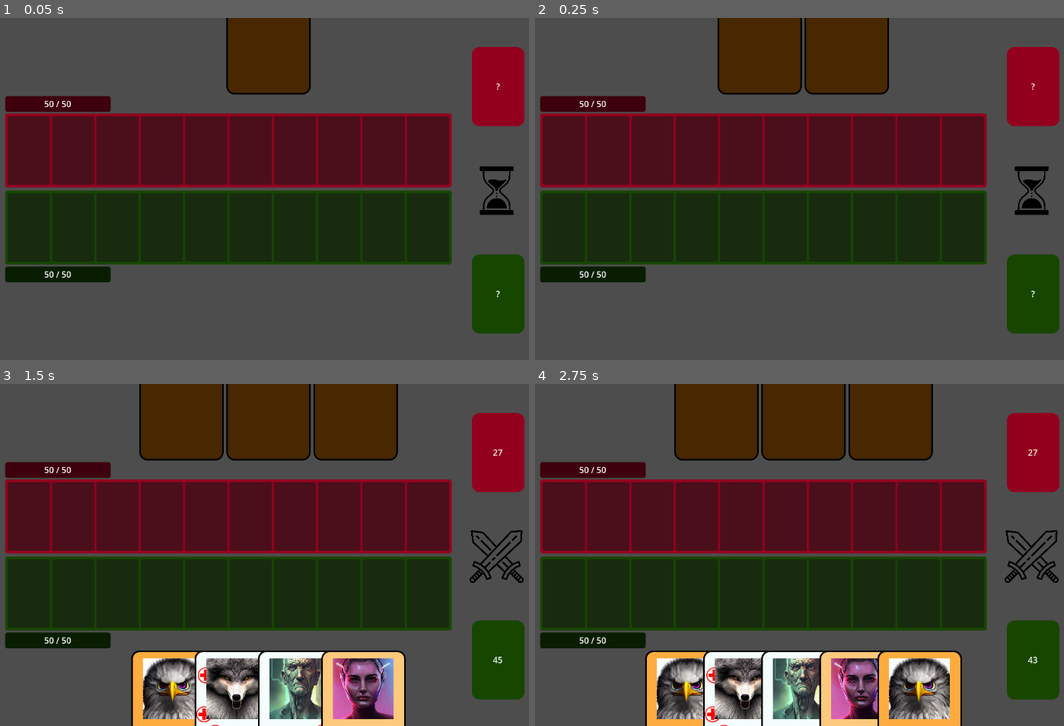
Above: before the commit, frames 1-4 (two rows, left to right).
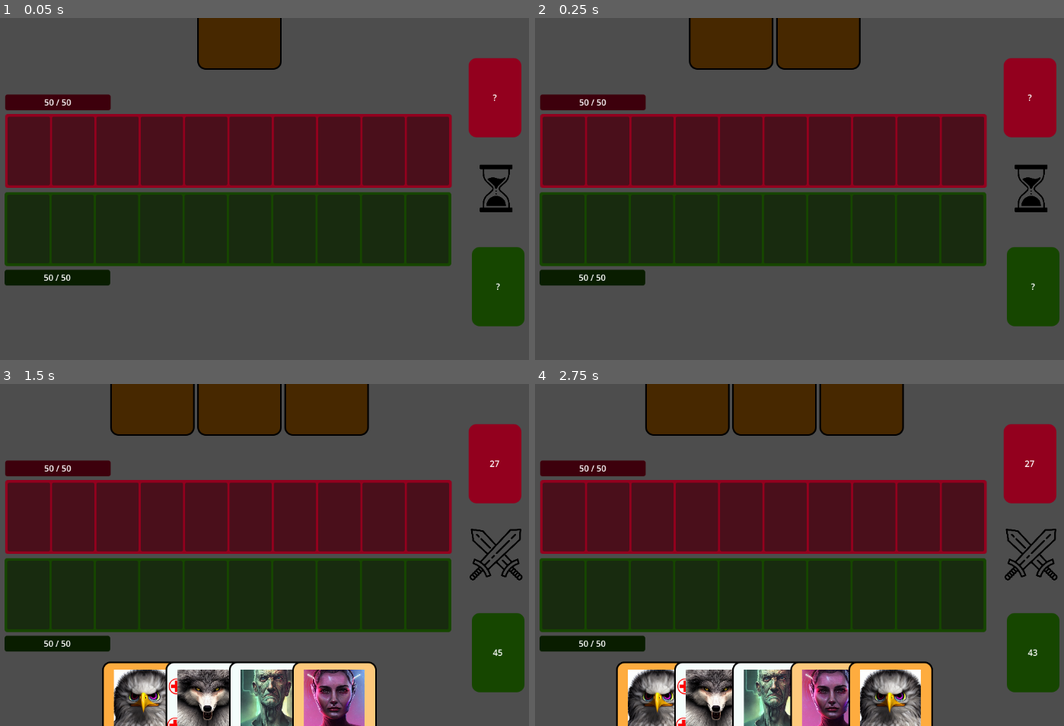
Above: after the commit, the same moments.

Repository: jamklex/first_game
Game: Godot game, scene res://scenes/gameboard/_main.tscn
Same seed, same stepped clock (60 frames per second), same inputs: the game is played once before the commit and once after it. This scene is started directly instead of the project's main scene.
Inputs (mouse positions are in pixels of both pictures, inside the frame that each line leads up to):
- Up to frame 1 (0.05 s): no input
- Up to frame 2 (0.25 s): no input
- Up to frame 3 (1.5 s): move the mouse to (402, 537) at 0.52 s; click (402, 537) at 0.67 s; move the mouse to (148, 572) at 1.27 s; click (148, 572) at 1.42 s
- Up to frame 4 (2.75 s): tap Enter at 2 s; move the mouse to (862, 479) at 2.02 s; click (862, 479) at 2.17 s

The runs differ from the first frame. In frame 1, 8.0% of the frame differs, in the area x 0-100%, y 0-93%; in frame 2, 9.6%; in frame 3, 23%; in frame 4, 25%, in the area x 0-100%, y 0-100%.

Commit message:
scaling gameboard

Diff:
--- a/Deck_Defense/scenes/gameboard/_main.tscn
+++ b/Deck_Defense/scenes/gameboard/_main.tscn
@@ -52,7 +52,8 @@
 corner_radius_bottom_right = 15
 corner_radius_bottom_left = 15
 
-[node name="Gameboard" type="CenterContainer"]
+[node name="Gameboard" type="Control"]
+layout_mode = 3
 anchors_preset = 15
 anchor_right = 1.0
 anchor_bottom = 1.0
@@ -61,9 +62,80 @@
 script = ExtResource("1")
 
 [node name="Enemy" type="Control" parent="."]
+layout_mode = 1
+anchors_preset = 15
+anchor_right = 1.0
+anchor_bottom = 1.0
+grow_horizontal = 2
+grow_vertical = 2
+mouse_filter = 2
+
+[node name="Hand" type="HBoxContainer" parent="Enemy"]
+layout_mode = 1
+anchors_preset = -1
+anchor_left = 0.148438
+anchor_top = -0.219136
+anchor_right = 0.756076
+anchor_bottom = 0.151235
+alignment = 1
+metadata/_edit_use_anchors_ = true
+
+[node name="Health" parent="Enemy" instance=ExtResource("6")]
+layout_mode = 1
+anchors_preset = -1
+anchor_left = 0.0659722
+anchor_top = 0.223765
+anchor_right = 0.239583
+anchor_bottom = 0.270062
+offset_top = -1.52588e-05
+offset_right = 0.0
+offset_bottom = 0.0
+theme_override_styles/panel = SubResource("StyleBoxFlat_e8sp8")
+metadata/_edit_use_anchors_ = true
+
+[node name="CardsLeft" parent="Enemy" instance=ExtResource("7")]
+layout_mode = 1
+anchors_preset = -1
+anchor_left = 0.828125
+anchor_top = 0.117284
+anchor_right = 0.914931
+anchor_bottom = 0.348765
+offset_right = 0.0
+offset_bottom = 0.0
+theme_override_styles/panel = SubResource("StyleBoxFlat_fu1b1")
+metadata/_edit_use_anchors_ = true
+
+[node name="CardSpace" type="Panel" parent="Enemy"]
+custom_minimum_size = Vector2(846, 140)
+layout_mode = 1
+anchors_preset = -1
+anchor_left = 0.0659722
+anchor_top = 0.280864
+anchor_right = 0.800347
+anchor_bottom = 0.496914
+theme_override_styles/panel = SubResource("StyleBoxFlat_aa5pe")
+metadata/_edit_use_anchors_ = true
+
+[node name="Spots" parent="Enemy/CardSpace" instance=ExtResource("2")]
 layout_mode = 2
-
-[node name="Hand" type="HBoxContainer" parent="Enemy"]
+anchor_left = 0.00591017
+anchor_top = 0.0357143
+anchor_right = 0.99409
+anchor_bottom = 0.964286
+offset_right = 0.0
+offset_bottom = 0.0
+metadata/_edit_use_anchors_ = true
+
+[node name="EnemyOldPosses" type="Control" parent="."]
+visible = false
+layout_mode = 2
+anchors_preset = 0
+offset_left = 576.0
+offset_top = 324.0
+offset_right = 576.0
+offset_bottom = 324.0
+
+[node name="Hand" type="HBoxContainer" parent="EnemyOldPosses"]
 layout_mode = 0
 offset_left = -351.0
 offset_top = -419.0
@@ -71,7 +143,7 @@
 offset_bottom = -179.0
 alignment = 1
 
-[node name="Health" parent="Enemy" instance=ExtResource("6")]
+[node name="Health" parent="EnemyOldPosses" instance=ExtResource("6")]
 layout_mode = 0
 offset_left = -500.0
 offset_top = -176.0
@@ -79,7 +151,7 @@
 offset_bottom = -146.0
 theme_override_styles/panel = SubResource("StyleBoxFlat_e8sp8")
 
-[node name="CardsLeft" parent="Enemy" instance=ExtResource("7")]
+[node name="CardsLeft" parent="EnemyOldPosses" instance=ExtResource("7")]
 layout_mode = 0
 offset_left = 384.0
 offset_top = -269.0
@@ -87,7 +159,7 @@
 offset_bottom = -119.0
 theme_override_styles/panel = SubResource("StyleBoxFlat_fu1b1")
 
-[node name="CardSpace" type="Panel" parent="Enemy"]
+[node name="CardSpace" type="Panel" parent="EnemyOldPosses"]
 custom_minimum_size = Vector2(846, 140)
 layout_mode = 0
 offset_left = -500.0
@@ -96,7 +168,7 @@
 offset_bottom = -3.0
 theme_override_styles/panel = SubResource("StyleBoxFlat_aa5pe")
 
-[node name="Spots" parent="Enemy/CardSpace" instance=ExtResource("2")]
+[node name="Spots" parent="EnemyOldPosses/CardSpace" instance=ExtResource("2")]
 layout_mode = 0
 offset_left = 5.0
 offset_top = 5.0
@@ -104,38 +176,127 @@
 offset_bottom = 135.0
 
 [node name="TurnOptions" type="Control" parent="."]
-layout_mode = 2
+layout_mode = 1
+anchors_preset = 15
+anchor_right = 1.0
+anchor_bottom = 1.0
+grow_horizontal = 2
+grow_vertical = 2
+mouse_filter = 2
 
 [node name="WaitWhileFight" parent="TurnOptions" instance=ExtResource("8")]
-anchors_preset = 0
-anchor_right = 0.0
-anchor_bottom = 0.0
-offset_left = 379.0
-offset_top = -49.0
-offset_right = 479.0
-offset_bottom = 51.0
+layout_mode = 1
+anchors_preset = -1
+anchor_left = 0.829861
+anchor_top = 0.421296
+anchor_right = 0.916667
+anchor_bottom = 0.575617
+offset_right = 0.0
+offset_bottom = 0.0
 grow_horizontal = 1
 grow_vertical = 1
+metadata/_edit_use_anchors_ = true
 
 [node name="AttackOpponent" parent="TurnOptions" instance=ExtResource("9")]
 visible = false
 light_mask = 141
-offset_left = 379.0
-offset_top = -49.0
-offset_right = 479.0
-offset_bottom = 51.0
+layout_mode = 1
+anchors_preset = -1
+anchor_left = 0.829861
+anchor_top = 0.421296
+anchor_right = 0.916667
+anchor_bottom = 0.575617
+offset_right = 0.0
+offset_bottom = 0.0
+metadata/_edit_use_anchors_ = true
 
 [node name="BlockOpponent" parent="TurnOptions" instance=ExtResource("7_luclj")]
 visible = false
-offset_left = 379.0
-offset_top = -49.0
-offset_right = 479.0
-offset_bottom = 51.0
+layout_mode = 1
+anchors_preset = -1
+anchor_left = 0.829861
+anchor_top = 0.421296
+anchor_right = 0.916667
+anchor_bottom = 0.575617
+offset_right = 0.0
+offset_bottom = 0.0
+metadata/_edit_use_anchors_ = true
 
 [node name="Player" type="Control" parent="."]
+layout_mode = 1
+anchors_preset = 15
+anchor_right = 1.0
+anchor_bottom = 1.0
+grow_horizontal = 2
+grow_vertical = 2
+mouse_filter = 2
+
+[node name="CardSpace" type="Panel" parent="Player"]
+custom_minimum_size = Vector2(846, 140)
+layout_mode = 1
+anchors_preset = -1
+anchor_left = 0.0651042
+anchor_top = 0.509259
+anchor_right = 0.799479
+anchor_bottom = 0.725309
+mouse_filter = 1
+theme_override_styles/panel = SubResource("StyleBoxFlat_c82is")
+metadata/_edit_use_anchors_ = true
+
+[node name="Spots" parent="Player/CardSpace" instance=ExtResource("2")]
+layout_mode = 0
+anchor_left = 0.00591017
+anchor_top = 0.0357143
+anchor_right = 0.99409
+anchor_bottom = 0.964286
+offset_right = 0.0
+offset_bottom = 0.0
+metadata/_edit_use_anchors_ = true
+
+[node name="Health" parent="Player" instance=ExtResource("6")]
+layout_mode = 1
+anchors_preset = -1
+anchor_left = 0.0651042
+anchor_top = 0.736111
+anchor_right = 0.238715
+anchor_bottom = 0.782407
+offset_right = 0.0
+offset_bottom = 0.0
+theme_override_styles/panel = SubResource("StyleBoxFlat_fojdk")
+metadata/_edit_use_anchors_ = true
+
+[node name="Hand" type="HBoxContainer" parent="Player"]
+layout_mode = 1
+anchors_preset = -1
+anchor_left = 0.148438
+anchor_top = 0.811728
+anchor_right = 0.756076
+anchor_bottom = 1.1821
+alignment = 1
+metadata/_edit_use_anchors_ = true
+
+[node name="CardsLeft" parent="Player" instance=ExtResource("7")]
+layout_mode = 1
+anchors_preset = -1
+anchor_left = 0.833333
+anchor_top = 0.669753
+anchor_right = 0.920139
+anchor_bottom = 0.901235
+offset_right = 0.0
+offset_bottom = 0.0
+theme_override_styles/panel = SubResource("StyleBoxFlat_fhtdn")
+metadata/_edit_use_anchors_ = true
+
+[node name="PlayerOldPosses3" type="Control" parent="."]
+visible = false
 layout_mode = 2
-
-[node name="CardSpace" type="Panel" parent="Player"]
+anchors_preset = 0
+offset_left = 576.0
+offset_top = 324.0
+offset_right = 576.0
+offset_bottom = 324.0
+
+[node name="CardSpace" type="Panel" parent="PlayerOldPosses3"]
 custom_minimum_size = Vector2(846, 140)
 layout_mode = 0
 offset_left = -500.0
@@ -145,14 +306,14 @@
 mouse_filter = 1
 theme_override_styles/panel = SubResource("StyleBoxFlat_c82is")
 
-[node name="Spots" parent="Player/CardSpace" instance=ExtResource("2")]
+[node name="Spots" parent="PlayerOldPosses3/CardSpace" instance=ExtResource("2")]
 layout_mode = 0
 offset_left = 5.0
 offset_top = 5.0
 offset_right = 841.0
 offset_bottom = 135.0
 
-[node name="Health" parent="Player" instance=ExtResource("6")]
+[node name="Health" parent="PlayerOldPosses3" instance=ExtResource("6")]
 layout_mode = 0
 offset_left = -500.0
 offset_top = 147.0
@@ -160,7 +321,7 @@
 offset_bottom = 177.0
 theme_override_styles/panel = SubResource("StyleBoxFlat_fojdk")
 
-[node name="Hand" type="HBoxContainer" parent="Player"]
+[node name="Hand" type="HBoxContainer" parent="PlayerOldPosses3"]
 layout_mode = 0
 offset_left = -351.0
 offset_top = 181.0
@@ -168,7 +329,7 @@
 offset_bottom = 421.0
 alignment = 1
 
-[node name="CardsLeft" parent="Player" instance=ExtResource("7")]
+[node name="CardsLeft" parent="PlayerOldPosses3" instance=ExtResource("7")]
 layout_mode = 0
 offset_left = 384.0
 offset_top = 124.0
@@ -179,7 +340,16 @@
 [node name="PlayerWins" parent="." instance=ExtResource("9_aphqi")]
 visible = false
 top_level = true
-layout_mode = 2
+layout_mode = 1
+anchors_preset = 15
+anchor_left = 0.0
+anchor_top = 0.0
+anchor_right = 1.0
+anchor_bottom = 1.0
+offset_left = 0.0
+offset_top = 0.0
+offset_right = 0.0
+offset_bottom = 0.0
 size_flags_horizontal = 4
 size_flags_vertical = 4
 
@@ -187,8 +357,11 @@
 visible = false
 top_level = true
 layout_mode = 2
+anchors_preset = 0
 
 [connection signal="gui_input" from="TurnOptions/AttackOpponent" to="." method="_on_AttackOpponent_gui_input"]
 [connection signal="gui_input" from="TurnOptions/BlockOpponent" to="." method="_on_BlockOpponent_gui_input"]
 [connection signal="gui_input" from="Player/CardSpace" to="." method="_on_CardSpace_gui_input"]
 [connection signal="gui_input" from="Player/Hand" to="." method="_on_Hand_gui_input"]
+[connection signal="gui_input" from="PlayerOldPosses3/CardSpace" to="." method="_on_CardSpace_gui_input"]
+[connection signal="gui_input" from="PlayerOldPosses3/Hand" to="." method="_on_Hand_gui_input"]
--- /dev/null
+++ b/Deck_Defense/scenes/gameboard/_mainBu.tscn
@@ -0,0 +1,194 @@
+[gd_scene load_steps=16 format=3 uid="uid://jup0l63xkqs0"]
+
+[ext_resource type="Script" path="res://scenes/gameboard/scripts/logic.gd" id="1"]
+[ext_resource type="PackedScene" uid="uid://ddnfpi8nnt6o0" path="res://scenes/gameboard/prefabs/card-space.tscn" id="2"]
+[ext_resource type="PackedScene" uid="uid://de38q4xua11xu" path="res://scenes/gameboard/prefabs/healthbar.tscn" id="6"]
+[ext_resource type="PackedScene" uid="uid://dhl21c73fohma" path="res://scenes/gameboard/prefabs/cardsLeft.tscn" id="7"]
+[ext_resource type="PackedScene" uid="uid://dys067fcb2jup" path="res://scenes/gameboard/prefabs/blockOpponent.tscn" id="7_luclj"]
+[ext_resource type="PackedScene" uid="uid://bvcn0w7wgi4kl" path="res://scenes/gameboard/prefabs/waitWhileFight.tscn" id="8"]
+[ext_resource type="PackedScene" uid="uid://ccc2tywi8eumf" path="res://scenes/gameboard/prefabs/player-looses.tscn" id="8_vb3l3"]
+[ext_resource type="PackedScene" uid="uid://c3s7600f7wysf" path="res://scenes/gameboard/prefabs/attackOpponent.tscn" id="9"]
+[ext_resource type="PackedScene" uid="uid://vjthyer42ikq" path="res://scenes/gameboard/prefabs/player-wins.tscn" id="9_aphqi"]
+
+[sub_resource type="StyleBoxFlat" id="StyleBoxFlat_e8sp8"]
+bg_color = Color(0.576471, 0, 0.117647, 1)
+corner_radius_top_left = 5
+corner_radius_top_right = 5
+corner_radius_bottom_right = 5
+corner_radius_bottom_left = 5
+
+[sub_resource type="StyleBoxFlat" id="StyleBoxFlat_fu1b1"]
+bg_color = Color(0.576471, 0, 0.117647, 1)
+corner_radius_top_left = 15
+corner_radius_top_right = 15
+corner_radius_bottom_right = 15
+corner_radius_bottom_left = 15
+
+[sub_resource type="StyleBoxFlat" id="StyleBoxFlat_aa5pe"]
+bg_color = Color(0.576471, 0, 0.117647, 1)
+corner_radius_top_left = 5
+corner_radius_top_right = 5
+corner_radius_bottom_right = 5
+corner_radius_bottom_left = 5
+
+[sub_resource type="StyleBoxFlat" id="StyleBoxFlat_c82is"]
+bg_color = Color(0.0862745, 0.27451, 0, 1)
+corner_radius_top_left = 5
+corner_radius_top_right = 5
+corner_radius_bottom_right = 5
+corner_radius_bottom_left = 5
+
+[sub_resource type="StyleBoxFlat" id="StyleBoxFlat_fojdk"]
+bg_color = Color(0.0862745, 0.27451, 0, 1)
+corner_radius_top_left = 5
+corner_radius_top_right = 5
+corner_radius_bottom_right = 5
+corner_radius_bottom_left = 5
+
+[sub_resource type="StyleBoxFlat" id="StyleBoxFlat_fhtdn"]
+bg_color = Color(0.0862745, 0.27451, 0, 1)
+corner_radius_top_left = 15
+corner_radius_top_right = 15
+corner_radius_bottom_right = 15
+corner_radius_bottom_left = 15
+
+[node name="Gameboard" type="CenterContainer"]
+anchors_preset = 15
+anchor_right = 1.0
+anchor_bottom = 1.0
+grow_horizontal = 2
+grow_vertical = 2
+script = ExtResource("1")
+
+[node name="Enemy" type="Control" parent="."]
+layout_mode = 2
+
+[node name="Hand" type="HBoxContainer" parent="Enemy"]
+layout_mode = 0
+offset_left = -351.0
+offset_top = -419.0
+offset_right = 349.0
+offset_bottom = -179.0
+alignment = 1
+
+[node name="Health" parent="Enemy" instance=ExtResource("6")]
+layout_mode = 0
+offset_left = -500.0
+offset_top = -176.0
+offset_right = -300.0
+offset_bottom = -146.0
+theme_override_styles/panel = SubResource("StyleBoxFlat_e8sp8")
+
+[node name="CardsLeft" parent="Enemy" instance=ExtResource("7")]
+layout_mode = 0
+offset_left = 384.0
+offset_top = -269.0
+offset_right = 484.0
+offset_bottom = -119.0
+theme_override_styles/panel = SubResource("StyleBoxFlat_fu1b1")
+
+[node name="CardSpace" type="Panel" parent="Enemy"]
+custom_minimum_size = Vector2(846, 140)
+layout_mode = 0
+offset_left = -500.0
+offset_top = -143.0
+offset_right = 346.0
+offset_bottom = -3.0
+theme_override_styles/panel = SubResource("StyleBoxFlat_aa5pe")
+
+[node name="Spots" parent="Enemy/CardSpace" instance=ExtResource("2")]
+layout_mode = 0
+offset_left = 5.0
+offset_top = 5.0
+offset_right = 841.0
+offset_bottom = 135.0
+
+[node name="TurnOptions" type="Control" parent="."]
+layout_mode = 2
+
+[node name="WaitWhileFight" parent="TurnOptions" instance=ExtResource("8")]
+anchors_preset = 0
+anchor_right = 0.0
+anchor_bottom = 0.0
+offset_left = 379.0
+offset_top = -49.0
+offset_right = 479.0
+offset_bottom = 51.0
+grow_horizontal = 1
+grow_vertical = 1
+
+[node name="AttackOpponent" parent="TurnOptions" instance=ExtResource("9")]
+visible = false
+light_mask = 141
+offset_left = 379.0
+offset_top = -49.0
+offset_right = 479.0
+offset_bottom = 51.0
+
+[node name="BlockOpponent" parent="TurnOptions" instance=ExtResource("7_luclj")]
+visible = false
+offset_left = 379.0
+offset_top = -49.0
+offset_right = 479.0
+offset_bottom = 51.0
+
+[node name="Player" type="Control" parent="."]
+layout_mode = 2
+
+[node name="CardSpace" type="Panel" parent="Player"]
+custom_minimum_size = Vector2(846, 140)
+layout_mode = 0
+offset_left = -500.0
+offset_top = 3.0
+offset_right = 346.0
+offset_bottom = 143.0
+mouse_filter = 1
+theme_override_styles/panel = SubResource("StyleBoxFlat_c82is")
+
+[node name="Spots" parent="Player/CardSpace" instance=ExtResource("2")]
+layout_mode = 0
+offset_left = 5.0
+offset_top = 5.0
+offset_right = 841.0
+offset_bottom = 135.0
+
+[node name="Health" parent="Player" instance=ExtResource("6")]
+layout_mode = 0
+offset_left = -500.0
+offset_top = 147.0
+offset_right = -300.0
+offset_bottom = 177.0
+theme_override_styles/panel = SubResource("StyleBoxFlat_fojdk")
+
+[node name="Hand" type="HBoxContainer" parent="Player"]
+layout_mode = 0
+offset_left = -351.0
+offset_top = 181.0
+offset_right = 349.0
+offset_bottom = 421.0
+alignment = 1
+
+[node name="CardsLeft" parent="Player" instance=ExtResource("7")]
+layout_mode = 0
+offset_left = 384.0
+offset_top = 124.0
+offset_right = 484.0
+offset_bottom = 274.0
+theme_override_styles/panel = SubResource("StyleBoxFlat_fhtdn")
+
+[node name="PlayerWins" parent="." instance=ExtResource("9_aphqi")]
+visible = false
+top_level = true
+layout_mode = 2
+size_flags_horizontal = 4
+size_flags_vertical = 4
+
+[node name="PlayerLooses" parent="." instance=ExtResource("8_vb3l3")]
+visible = false
+top_level = true
+layout_mode = 2
+
+[connection signal="gui_input" from="TurnOptions/AttackOpponent" to="." method="_on_AttackOpponent_gui_input"]
+[connection signal="gui_input" from="TurnOptions/BlockOpponent" to="." method="_on_BlockOpponent_gui_input"]
+[connection signal="gui_input" from="Player/CardSpace" to="." method="_on_CardSpace_gui_input"]
+[connection signal="gui_input" from="Player/Hand" to="." method="_on_Hand_gui_input"]
--- a/Deck_Defense/scenes/gameboard/prefabs/attackOpponent.tscn
+++ b/Deck_Defense/scenes/gameboard/prefabs/attackOpponent.tscn
@@ -11,6 +11,18 @@
 tooltip_text = "Attack Opponent"
 
 [node name="Sprite2D" type="Sprite2D" parent="."]
+visible = false
 position = Vector2(52, 52)
 scale = Vector2(0.2, 0.2)
 texture = ExtResource("1_5nh7p")
+
+[node name="TextureRect" type="TextureRect" parent="."]
+layout_mode = 1
+anchors_preset = 15
+anchor_right = 1.0
+anchor_bottom = 1.0
+grow_horizontal = 2
+grow_vertical = 2
+mouse_filter = 2
+texture = ExtResource("1_5nh7p")
+expand_mode = 1
--- a/Deck_Defense/scenes/gameboard/prefabs/blockOpponent.tscn
+++ b/Deck_Defense/scenes/gameboard/prefabs/blockOpponent.tscn
@@ -11,6 +11,18 @@
 tooltip_text = "Block Opponent"
 
 [node name="Sprite2D" type="Sprite2D" parent="."]
+visible = false
 position = Vector2(52, 52)
 scale = Vector2(0.2, 0.2)
 texture = ExtResource("1_fuwpa")
+
+[node name="TextureRect" type="TextureRect" parent="."]
+layout_mode = 1
+anchors_preset = 15
+anchor_right = 1.0
+anchor_bottom = 1.0
+grow_horizontal = 2
+grow_vertical = 2
+mouse_filter = 2
+texture = ExtResource("1_fuwpa")
+expand_mode = 1
--- a/Deck_Defense/scenes/gameboard/prefabs/card-space.tscn
+++ b/Deck_Defense/scenes/gameboard/prefabs/card-space.tscn
@@ -11,60 +11,70 @@
 [node name="0" type="Panel" parent="."]
 custom_minimum_size = Vector2(80, 130)
 layout_mode = 2
+size_flags_horizontal = 3
 mouse_filter = 1
 mouse_default_cursor_shape = 2
 
 [node name="1" type="Panel" parent="."]
 custom_minimum_size = Vector2(80, 130)
 layout_mode = 2
+size_flags_horizontal = 3
 mouse_filter = 1
 mouse_default_cursor_shape = 2
 
 [node name="2" type="Panel" parent="."]
 custom_minimum_size = Vector2(80, 130)
 layout_mode = 2
+size_flags_horizontal = 3
 mouse_filter = 1
 mouse_default_cursor_shape = 2
 
 [node name="3" type="Panel" parent="."]
 custom_minimum_size = Vector2(80, 130)
 layout_mode = 2
+size_flags_horizontal = 3
 mouse_filter = 1
 mouse_default_cursor_shape = 2
 
 [node name="4" type="Panel" parent="."]
 custom_minimum_size = Vector2(80, 130)
 layout_mode = 2
+size_flags_horizontal = 3
 mouse_filter = 1
 mouse_default_cursor_shape = 2
 
 [node name="5" type="Panel" parent="."]
 custom_minimum_size = Vector2(80, 130)
 layout_mode = 2
+size_flags_horizontal = 3
 mouse_filter = 1
 mouse_default_cursor_shape = 2
 
 [node name="6" type="Panel" parent="."]
 custom_minimum_size = Vector2(80, 130)
 layout_mode = 2
+size_flags_horizontal = 3
 mouse_filter = 1
 mouse_default_cursor_shape = 2
 
 [node name="7" type="Panel" parent="."]
 custom_minimum_size = Vector2(80, 130)
 layout_mode = 2
+size_flags_horizontal = 3
 mouse_filter = 1
 mouse_default_cursor_shape = 2
 
 [node name="8" type="Panel" parent="."]
 custom_minimum_size = Vector2(80, 130)
 layout_mode = 2
+size_flags_horizontal = 3
 mouse_filter = 1
 mouse_default_cursor_shape = 2
 
 [node name="9" type="Panel" parent="."]
 custom_minimum_size = Vector2(80, 130)
 layout_mode = 2
+size_flags_horizontal = 3
 mouse_filter = 1
 mouse_default_cursor_shape = 2
 
--- a/Deck_Defense/scenes/gameboard/prefabs/cardsLeft.tscn
+++ b/Deck_Defense/scenes/gameboard/prefabs/cardsLeft.tscn
@@ -7,9 +7,18 @@
 
 [node name="Amount" type="Label" parent="."]
 custom_minimum_size = Vector2(100, 150)
-layout_mode = 0
-offset_right = 40.0
-offset_bottom = 14.0
+layout_mode = 1
+anchors_preset = 8
+anchor_left = 0.5
+anchor_top = 0.5
+anchor_right = 0.5
+anchor_bottom = 0.5
+offset_left = -50.0
+offset_top = -75.0
+offset_right = 50.0
+offset_bottom = 75.0
+grow_horizontal = 2
+grow_vertical = 2
 text = "?"
 horizontal_alignment = 1
 vertical_alignment = 1
--- a/Deck_Defense/scenes/gameboard/prefabs/healthbar.tscn
+++ b/Deck_Defense/scenes/gameboard/prefabs/healthbar.tscn
@@ -21,17 +21,28 @@
 
 [node name="Indicator" type="Panel" parent="."]
 custom_minimum_size = Vector2(0, 30)
-layout_mode = 0
-offset_right = 80.0
-offset_bottom = 30.0
+layout_mode = 1
+anchors_preset = 9
+anchor_bottom = 1.0
+offset_right = 75.0
+grow_vertical = 2
 theme_override_styles/panel = SubResource("StyleBoxFlat_sibxi")
 
 [node name="Label" type="Label" parent="."]
 clip_contents = true
 custom_minimum_size = Vector2(200, 30)
-layout_mode = 0
-offset_right = 40.0
-offset_bottom = 14.0
+layout_mode = 1
+anchors_preset = 8
+anchor_left = 0.5
+anchor_top = 0.5
+anchor_right = 0.5
+anchor_bottom = 0.5
+offset_left = -100.0
+offset_top = -15.0
+offset_right = 100.0
+offset_bottom = 15.0
+grow_horizontal = 2
+grow_vertical = 2
 text = "40 / 100"
 horizontal_alignment = 1
 vertical_alignment = 1
--- a/Deck_Defense/scenes/gameboard/prefabs/waitWhileFight.tscn
+++ b/Deck_Defense/scenes/gameboard/prefabs/waitWhileFight.tscn
@@ -8,13 +8,25 @@
 anchors_preset = 15
 anchor_right = 1.0
 anchor_bottom = 1.0
-offset_right = -512.0
-offset_bottom = -88.0
+offset_right = -1052.0
+offset_bottom = -548.0
 grow_horizontal = 2
 grow_vertical = 2
 tooltip_text = "Wait for Opponent Move"
 
 [node name="Sprite2D" type="Sprite2D" parent="."]
+visible = false
 position = Vector2(52, 52)
 scale = Vector2(0.2, 0.2)
 texture = ExtResource("1_b20w4")
+
+[node name="TextureRect" type="TextureRect" parent="."]
+layout_mode = 1
+anchors_preset = 15
+anchor_right = 1.0
+anchor_bottom = 1.0
+grow_horizontal = 2
+grow_vertical = 2
+mouse_filter = 2
+texture = ExtResource("1_b20w4")
+expand_mode = 1
--- a/Deck_Defense/scenes/gameboard/scripts/logic.gd
+++ b/Deck_Defense/scenes/gameboard/scripts/logic.gd
@@ -1,4 +1,4 @@
-extends CenterContainer
+extends Control
 
 const WAIT_WHILE_FIGHT = "TurnOptions/WaitWhileFight"
 const ATTACK_PLAYER = "TurnOptions/AttackOpponent"
Not shown: 1 places in Deck_Defense/scenes/gameboard/_main.tscn that only renumber resources
Not shown: 1 places in Deck_Defense/shared/card/front.tscn that only renumber resources
Not shown: 1 places in Deck_Defense/shared/card/prefabs/specialPanel.tscn that only renumber resources
